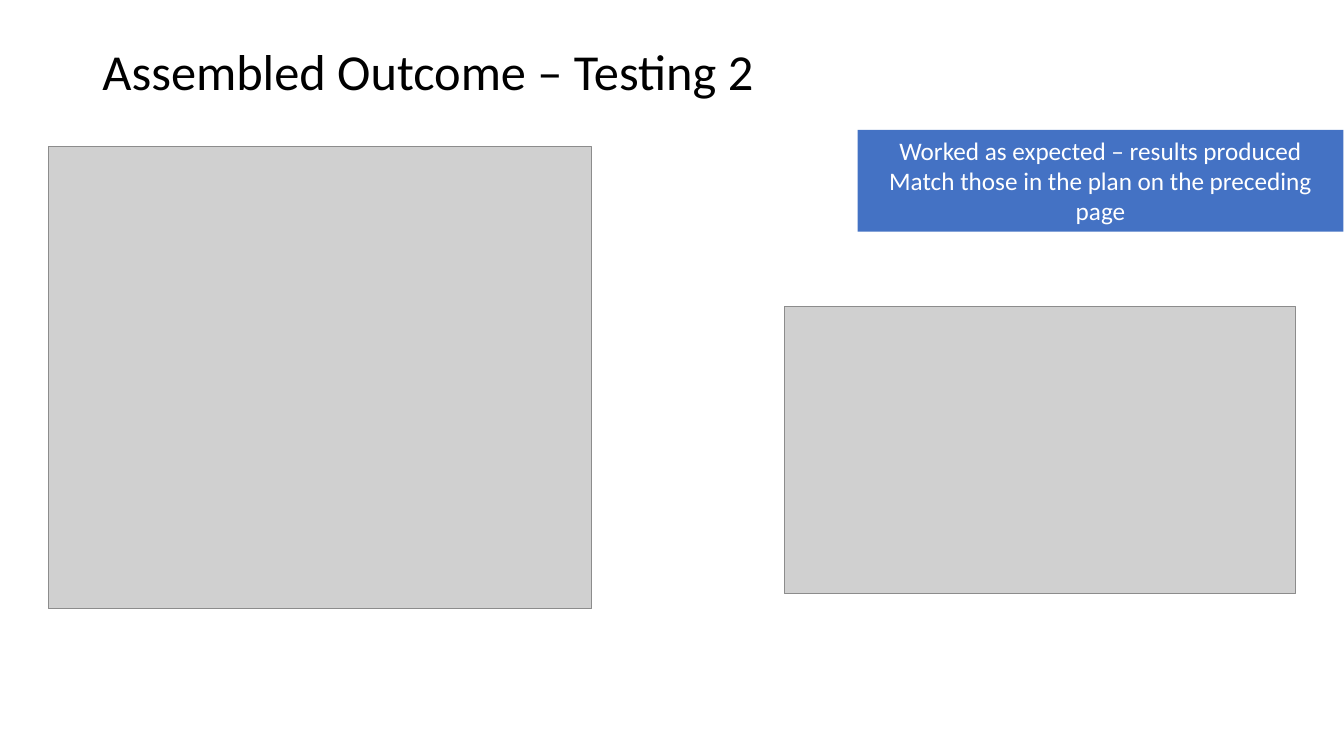
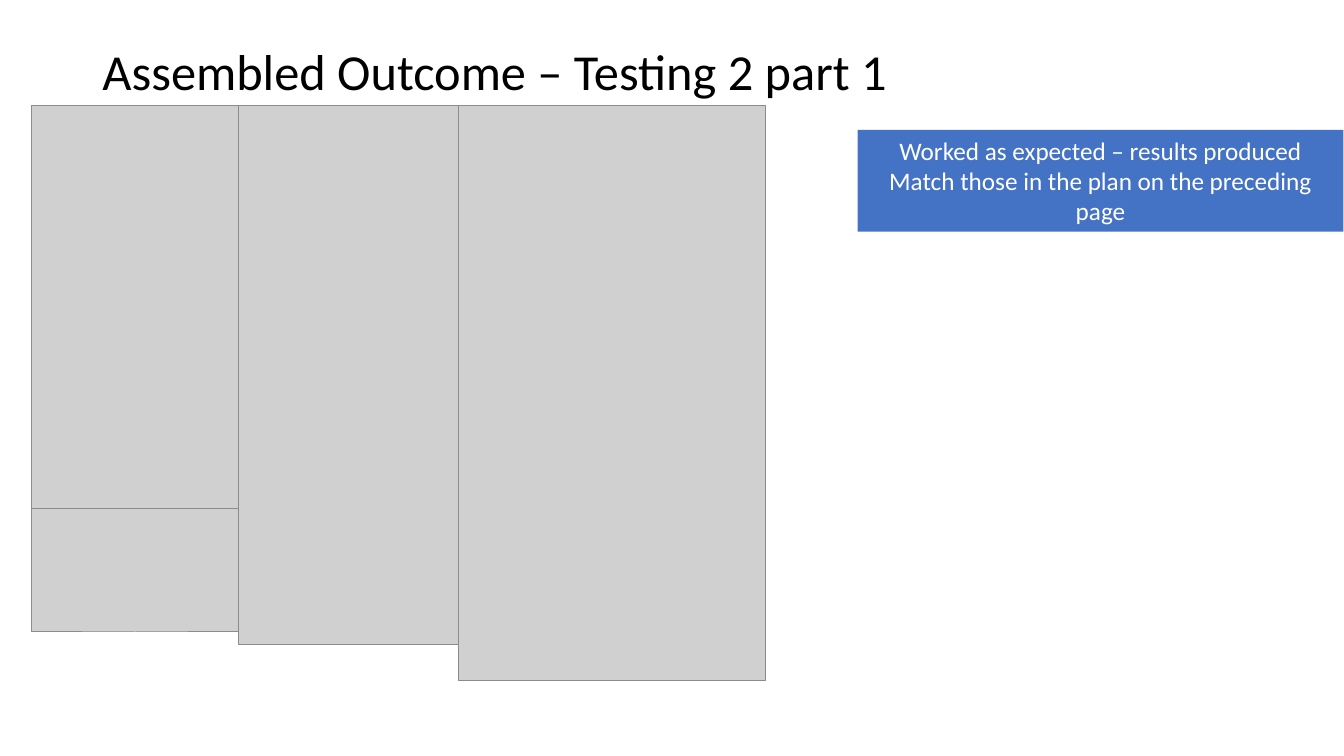
Before and after one commit to twschool/Assessment, a slide deck: slide 24 of Maori quiz documentation.pptx (slide 32 before the commit). Drawn at 1344x756 pixels with LibreOffice and Linux fonts; fonts in the diff are those of the drawing; grey boxes stand for pictures. Boxes give left, top, right and bottom in pixels: in the first picture for what was removed or moved away, otherwise in the second. Text is boxed around its words. In the diff, an @@ line names an element or a change of style, - is before the commit and + after.

```diff
--- a/Maori quiz documentation.pptx
+++ b/Maori quiz documentation.pptx
@@ title at bbox=[102, 55, 887, 99]: text changed @@
-Assembled Outcome – Testing 2
+Assembled Outcome – Testing 2 part 1
@@ picture added at bbox=[31, 106, 238, 508] @@
@@ picture added at bbox=[238, 105, 459, 644] @@
@@ picture added at bbox=[459, 105, 765, 681] @@
@@ picture removed at bbox=[48, 147, 593, 609] @@
@@ picture removed at bbox=[784, 307, 1297, 594] @@
@@ picture added at bbox=[31, 508, 238, 632] @@
```
Also in this commit, not shown: 5 other slides changed, 2 slides added, 11 slides removed, 1 other file.
